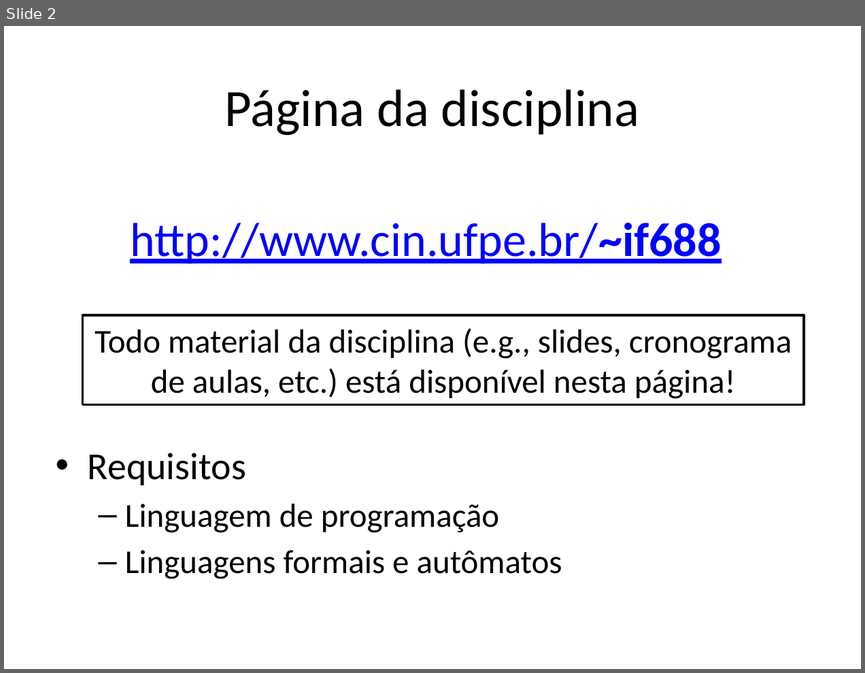
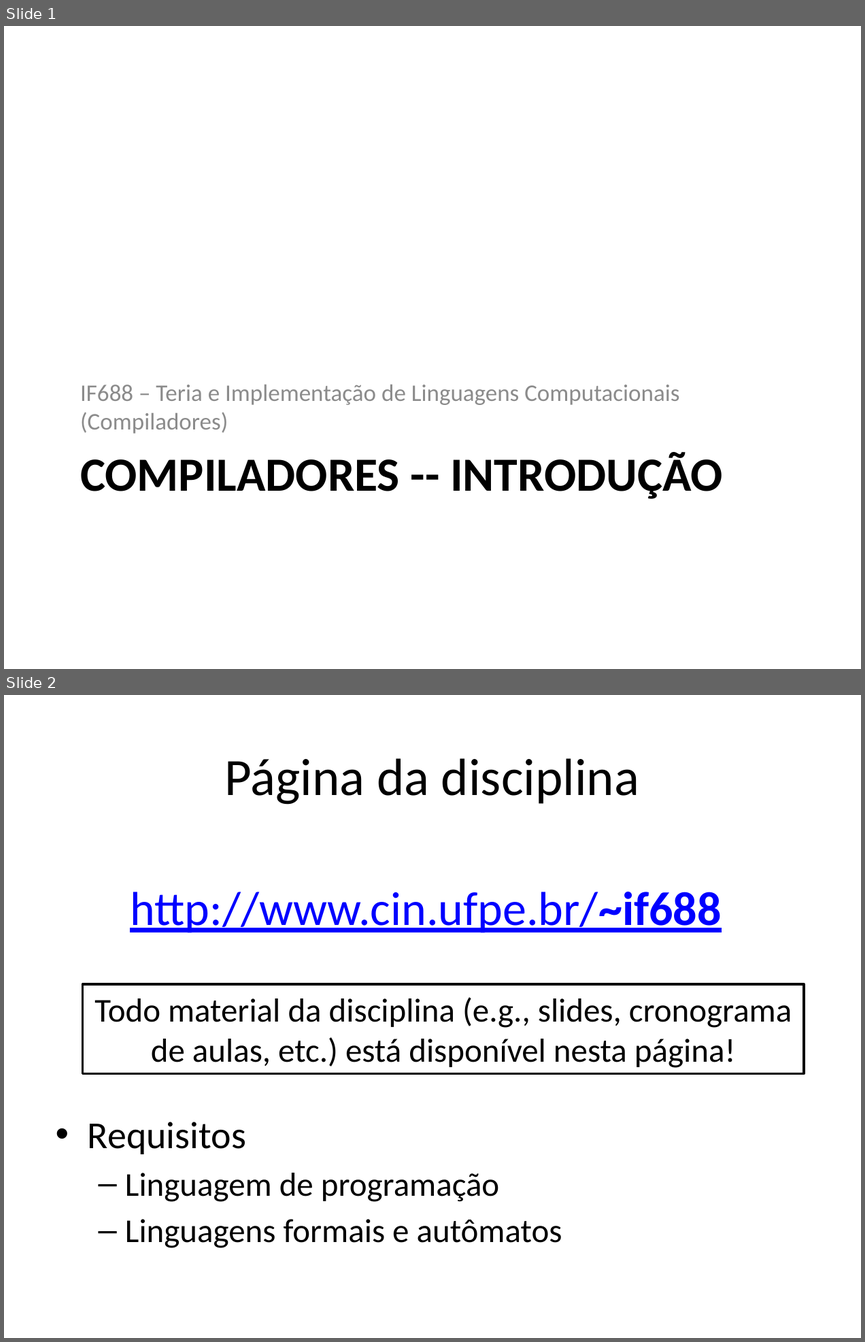
Before and after one commit to damorim/compilers-cin, a slide deck: slides-aulas/intro.pptx. Shown one above the other, each under a label of ours: slide 2 before the commit, slides 1 and 2 after it. The pictures are 865x673 and 865x1342 pixels, drawn with LibreOffice and Linux fonts; fonts in the diff are those of the drawing. Boxes give left, top, right and bottom in pixels: in the first picture for what was removed or moved away, otherwise in the second. Text is boxed around its words. In the diff, an @@ line names an element or a change of style, - is before the commit and + after.

```diff
--- a/slides-aulas/intro.pptx
+++ b/slides-aulas/intro.pptx
@@ slide 1 added at box(4, 26, 861, 669), background #FFFFFF @@
@@ text added at box(80, 384, 679, 433), 20 pt, text #8C8C8C @@
+IF688 – Teria e Implementação de Linguagens Computacionais (Compiladores)
@@ title added at box(80, 452, 723, 499), 40 pt, text #000000, bold @@
+COMPILADORES -- INTRODUÇÃO
```
Also in this commit, not shown: 1 slide changed, 1 slide removed, 1 other file.
